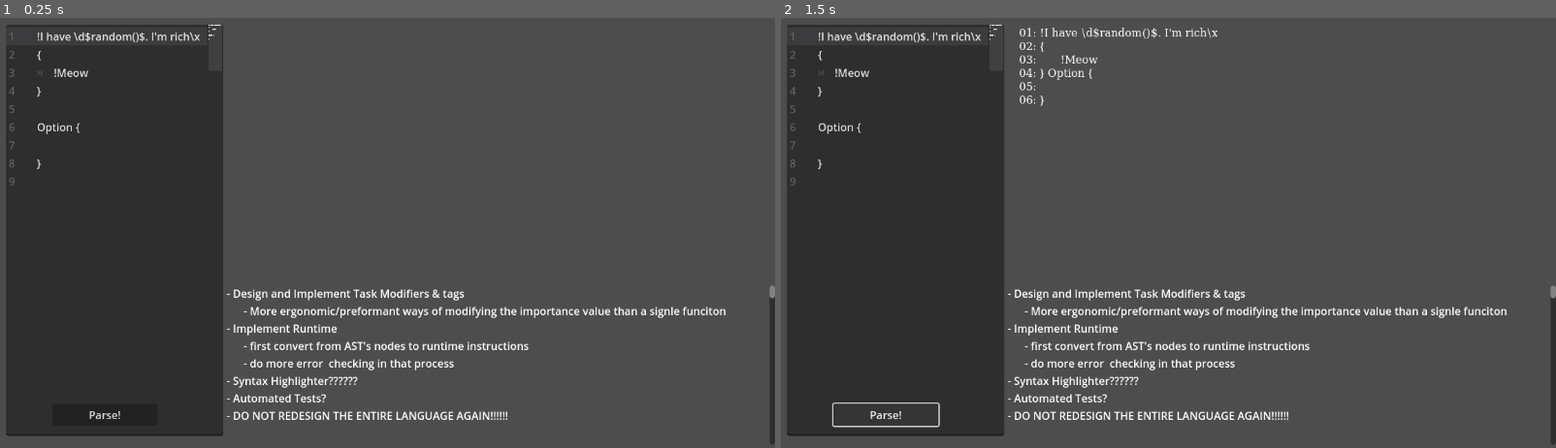
Above: before the commit, frames 1-2 (left to right).
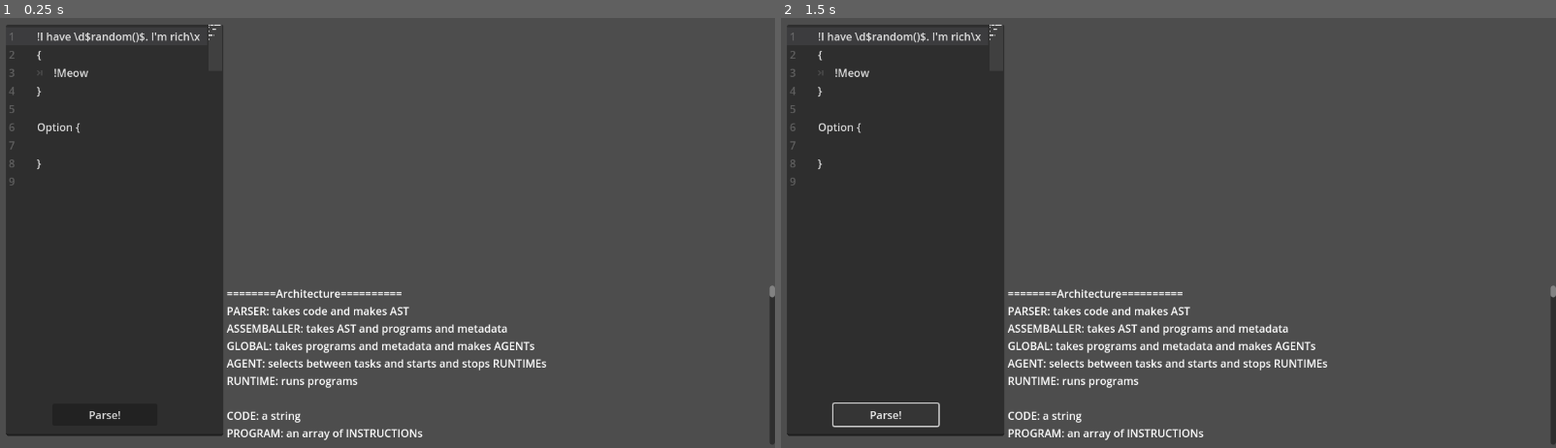
Above: after the commit, the same moments.

Repository: Qualia765/dialoge-system
Game: Godot game, scene res://test_parser.tscn
Same seed, same stepped clock (60 frames per second), same inputs: the game is played once before the commit and once after it. Before the commit the project starts from res://main.tscn.
Inputs:
- Up to frame 1 (0.25 s): no input
- Up to frame 2 (1.5 s): click "Parse!" at 0.5 s; click "Parse!" at 1.25 s

The runs differ from the first frame. In frame 1, 3.6% of the frame differs, in the area x 29-100%, y 63-99%; in frame 2, 4.0%, in the area x 29-100%, y 2-99%.
Error after the commit: Parse Error: Identifier "NewNewAST" not declared in the current scope. (res://test_parser.gd:12)

Commit message:
rethink architecture

Diff:
--- a/ast_old.gd
+++ b/ast_old.gd
@@ -1,4 +1,4 @@
-class_name AST
+class_name OldAST
 extends RefCounted
 
 # this only tokenizes
--- a/new_new_ast.gd
+++ b/new_new_ast.gd
@@ -1,4 +1,4 @@
-class_name NewNewAST
+class_name AST
 extends RefCounted
 
 
@@ -63,16 +63,16 @@
 		error_msg += str("Line ", line_num, ": ", msg, "\n")
 
 	func parse_name() -> String:
-		var cut_point := NewNewAST.find_chars(text, " \n\t$")
+		var cut_point := AST.find_chars(text, " \n\t$")
 		if cut_point != len(text) && text[cut_point] == "$":
 			add_error("Unexpected '$' in name")
-			cut_point = NewNewAST.find_chars(text, " \n\t")
+			cut_point = AST.find_chars(text, " \n\t")
 		var yoinked := text.substr(0, cut_point)
 		text = text.substr(cut_point)
 		return yoinked
 
 	func parse_instruct_name() -> String:
-		var cut_point := NewNewAST.find_chars(text, " \n\t")
+		var cut_point := AST.find_chars(text, " \n\t")
 		var yoinked := text.substr(0, cut_point)
 		text = text.substr(cut_point)
 		return yoinked
@@ -123,7 +123,7 @@
 		return node
 
 	func parse_gdscript() -> String:
-		var cut_point := NewNewAST.find_chars(text, "$\n")
+		var cut_point := AST.find_chars(text, "$\n")
 		var result = text.substr(0, cut_point).replace("\\n", "\n").replace("\\d", "$").replace("\\x", "!")
 		text = text.substr(cut_point)
 		if text.is_empty(): return result
@@ -194,7 +194,7 @@
 		var result = ""
 		for node in nodes:
 			result += str(node)
-		return  "{\n" + NewNewAST.indent_string(result.rstrip(" \t\n")) + "\n} "
+		return  "{\n" + AST.indent_string(result.rstrip(" \t\n")) + "\n} "
 
 
 
@@ -205,7 +205,7 @@
 	func parse(state: ParseState) -> void:
 		var msg_mode: bool = true
 		while true:
-			var cut_point := NewNewAST.find_chars(state.text, "$!\n")
+			var cut_point := AST.find_chars(state.text, "$!\n")
 			var section = state.text.substr(0, cut_point).replace("\\n", "\n").replace("\\d", "$").replace("\\x", "!")
 			if msg_mode:
 				msg_parts.push_back(section)
@@ -245,7 +245,7 @@
 class CommentNode extends AstNode:
 	var msg: String = ""
 	func parse(state: ParseState) -> void:
-		var cut_point := NewNewAST.find_chars(state.text, "\n")
+		var cut_point := AST.find_chars(state.text, "\n")
 		msg = state.text.substr(0, cut_point)
 		state.text = state.text.substr(cut_point)
 		if state.text.is_empty(): return
@@ -286,7 +286,7 @@
 	func parse(state: ParseState) -> void:
 		node = state.parse_instruct_node()
 	func _to_string() -> String:
-		return "TaskCheckpoint " + NewNewAST.add_new_line_if_not_at_end_already(str(node))
+		return "TaskCheckpoint " + AST.add_new_line_if_not_at_end_already(str(node))
 
 class IfNode extends AstNode:
 	var node: AstNode
@@ -297,7 +297,7 @@
 		state.lstrip()
 		node = state.parse_instruct_node()
 	func _to_string() -> String:
-		return NewNewAST.add_new_line_if_not_at_end_already(str("If ", condition, node))
+		return AST.add_new_line_if_not_at_end_already(str("If ", condition, node))
 
 class AwaitNode extends AstNode:
 	var code: String
@@ -341,7 +341,7 @@
 		state.lstrip()
 		node = state.parse_instruct_node()
 	func _to_string() -> String:
-		return "Else " + NewNewAST.add_new_line_if_not_at_end_already(str(node))
+		return "Else " + AST.add_new_line_if_not_at_end_already(str(node))
 
 class LoopNode extends AstNode:
 	var node: AstNode
@@ -349,7 +349,7 @@
 		state.lstrip()
 		node = state.parse_instruct_node()
 	func _to_string() -> String:
-		return "Loop " + NewNewAST.add_new_line_if_not_at_end_already(str(node))
+		return "Loop " + AST.add_new_line_if_not_at_end_already(str(node))
 
 class OnceNode extends AstNode:
 	var node: AstNode
@@ -357,7 +357,7 @@
 		state.lstrip()
 		node = state.parse_instruct_node()
 	func _to_string() -> String:
-		return "Once " + NewNewAST.add_new_line_if_not_at_end_already(str(node))
+		return "Once " + AST.add_new_line_if_not_at_end_already(str(node))
 
 class WhileNode extends AstNode:
 	var node: AstNode
@@ -368,7 +368,7 @@
 		state.lstrip()
 		node = state.parse_instruct_node()
 	func _to_string() -> String:
-		return NewNewAST.add_new_line_if_not_at_end_already(str("While ", condition, node))
+		return AST.add_new_line_if_not_at_end_already(str("While ", condition, node))
 
 class UntilNode extends AstNode:
 	var node: AstNode
@@ -379,7 +379,7 @@
 		state.lstrip()
 		node = state.parse_instruct_node()
 	func _to_string() -> String:
-		return NewNewAST.add_new_line_if_not_at_end_already(str("Until ", condition, node))
+		return AST.add_new_line_if_not_at_end_already(str("Until ", condition, node))
 
 class TaskAddNode extends AstNode:
 	var task_name: String = ""
@@ -402,20 +402,20 @@
 
 class TaskNode extends AstNode:
 	var task_name: String = ""
-	var importance: ValueOrGDScriptNode = ValueOrGDScriptNode.new()
-	var node: AstNode
-	func parse(state: ParseState) -> void:
-		state.lstrip()
-		if state.text.is_empty():
-			state.add_error("Expected task name, importance, and node but found end of file")
+	var utility: ValueOrGDScriptNode = ValueOrGDScriptNode.new()
+	var node: AstNode
+	func parse(state: ParseState) -> void:
+		state.lstrip()
+		if state.text.is_empty():
+			state.add_error("Expected task name, utility, and node, but found end of file")
 			return
 		task_name = state.parse_name()
-		importance = ValueOrGDScriptNode.new()
-		importance.parse(state)
-		state.lstrip()
-		node = state.parse_instruct_node()
-	func _to_string() -> String:
-		return NewNewAST.add_new_line_if_not_at_end_already(str("Task ", task_name, " ", importance, " ", node))
+		utility = ValueOrGDScriptNode.new()
+		utility.parse(state)
+		state.lstrip()
+		node = state.parse_instruct_node()
+	func _to_string() -> String:
+		return AST.add_new_line_if_not_at_end_already(str("Task ", task_name, " ", utility, " ", node))
 
 class TagNode extends AstNode:
 	var tag_name: String = ""
@@ -423,7 +423,7 @@
 	func parse(state: ParseState) -> void:
 		state.lstrip()
 		if state.text.is_empty():
-			state.add_error("Expected tag name, importance, and node but found end of file")
+			state.add_error("Expected tag name and value but found end of file")
 			return
 		tag_name = state.parse_name()
 		value = ValueOrGDScriptNode.new()
@@ -483,4 +483,4 @@
 		var result: String = ""
 		for index in range(len(blocks)):
 			result += str("!", option_names[index], "! ", blocks[index], "\n")
-		return str("Option {\n", NewNewAST.indent_string(result.rstrip(" \t\n")), "\n} ")
+		return str("Option {\n", AST.indent_string(result.rstrip(" \t\n")), "\n} ")
--- a/new_new_runtime.gd
+++ b/new_new_runtime.gd
@@ -1,32 +1,111 @@
+class_name Runtime
 extends RefCounted
 
-# The big question
-# Should multiple agents all use different runtimes, or all use the same runtime?
+
+static func eval(_code: String):
+	assert(false, "TODO") # TODO
+
+
+class ValueOrGDScript:
+	var value: Variant
+	func init(value_: Variant) -> void:
+		value = value_
+
+	func get_value() -> Variant:
+		if value is Expression:
+			return Runtime.eval(value)
+		else:
+			return value
+
+
+class Global:
+	static var singleton: Global
+	var tasks: Dictionary[StringName, Task]
+
+	static func get_singleton() -> Global:
+		if Global.singleton == null:
+			Global.singleton = Global.new()
+		return Global.singleton
+
+
+class Task:
+	var utility: ValueOrGDScript
+	var instructions: Array[Instruction]
+
+	func get_utility() -> float:
+		return utility.get_value()
+
+	func execute(line: int) -> void:
+		assert(line < len(instructions), "line is too large for instructions")
+		assert(line >= 0, "line is less than 0")
+		instructions[line].execute()
+
+
+
+class Agent:
+	var active_tasks: Array[Task]
+	var current_task_index: int
+	var instruction_in_task_index: int
+
+	func choose_next_task() -> void:
+		var highest_utility: float = -1.79769e308
+		var highest_index: int = -1
+		var index: int = -1
+		for task in active_tasks:
+			index += 1
+			var current_task_utility: float = task.get_utility()
+			if current_task_utility > highest_utility:
+				highest_index = index
+
+		if highest_index != current_task_index:
+			switch_to_task(highest_index)
+
+	func switch_to_task(new_active_task_index):
+		current_task_index = new_active_task_index
+
+	func execute() -> void:
+		if current_task_index < 0: return
+		assert(current_task_index <= len(active_tasks), "current_task_index is too large for active_tasks")
+		active_tasks[current_task_index].execute(instruction_in_task_index)
+
+
+@abstract class Instruction:
+	@abstract func execute() -> void
+
+
+class InstructionExecute extends Instruction:
+	var code: String
+	func execute() -> void:
+		Runtime.eval(code)
+
+
+
+
+# All agents use a single Global, but different Agents
 
 # Instructions to have:
-# Root
+# GDscript node
+# await GDscript
 # Say
 # Option
-# GDscript node
-# await GDscript
-# Loop/while/until
-# If/else
+# Goto
+# Goto if
 # Once/else
 # Add Task
 # Checkpoint ?
 # EndTask ?
 
 # Other classes:
-# State
+# Agent
 # Cached GDscript
-# AdvancedString
-# Task
+# AdvancedString - for stuff like !Hello $name$, that item costs \d$price$.!
+# Task - Just an array of instructions with a nice API
 
 # Data to consern oneself with:
 # Once - Instruction
 # Cached GDscript results - Specific Class
 # All the tasks - Global
-# The active tasks - State
-# The current line in the current task - State
-# What we are awaiting on - State
+# The active tasks - Agent
+# The current line in the current task - Agent
+# What we are awaiting on - Agent
 # The tags for a given - Instruction
--- a/project.godot
+++ b/project.godot
@@ -11,7 +11,7 @@
 [application]
 
 config/name="custom dialoge system"
-run/main_scene="res://main.tscn"
+run/main_scene="res://test_parser.tscn"
 config/features=PackedStringArray("4.5", "Forward Plus")
 config/icon="res://icon.svg"
 
--- a/runtime.gd
+++ b/runtime.gd
@@ -1,4 +1,4 @@
-class_name Runtime
+class_name OldRuntime
 extends RefCounted
 
 var tokens: Array[Token] = []
--- a/main.tscn
+++ b/test_parser.tscn
@@ -1,6 +1,6 @@
 [gd_scene load_steps=4 format=3 uid="uid://qpah81fwwhyf"]
 
-[ext_resource type="Script" uid="uid://buyon2wbhx5ac" path="res://main.gd" id="1_ig7tw"]
+[ext_resource type="Script" uid="uid://buyon2wbhx5ac" path="res://test_parser.gd" id="1_ig7tw"]
 
 [sub_resource type="SystemFont" id="SystemFont_ig7tw"]
 font_names = PackedStringArray("Monospace")
@@ -86,16 +86,43 @@
 custom_minimum_size = Vector2(50, 50)
 layout_mode = 2
 size_flags_horizontal = 3
-text = "- Design and Implement Task Modifiers & tags
-      - More ergonomic/preformant ways of modifying the importance value than a signle funciton
+text = "========Architecture==========
+PARSER: takes code and makes AST
+ASSEMBALLER: takes AST and programs and metadata
+GLOBAL: takes programs and metadata and makes AGENTs
+AGENT: selects between tasks and starts and stops RUNTIMEs
+RUNTIME: runs programs
+
+CODE: a string
+PROGRAM: an array of INSTRUCTIONs
+INSTRUCTION: a bunch of different classes to do something (such as run say something and wait, run gdscript, jump to a line if an condition is met)
+AST: a bunch of different classes that hold the informaiton in the CODE in an easily accessable manner
+
+ s
+Runtime:
+- program: Array[Instructinos]
+- current_instruction: int
+- async_signal: Signal
+- execute(): program[current_instruction].execute(self)
+- async_recieve(): execute()
+- quit(): async_signal.disconnect(async_recieve)
+
+
+
+==========TODO==========
+- Design and Implement Task Modifiers & tags
+	- More ergonomic/preformant ways of modifying the utiltiy value than a signle funciton
+- Multi-tasking
+	- A single Agent doing mutliple tasks at a given moment
+- Translations/Audio
+- Macros
+- Cached GDscript Results
 - Implement Runtime
-      - first convert from AST's nodes to runtime instructions
-      - do more error  checking in that process
+	- first convert from AST's nodes to runtime instructions
+	- do more error  checking in that process
 - Syntax Highlighter??????
 - Automated Tests?
 - DO NOT REDESIGN THE ENTIRE LANGUAGE AGAIN!!!!!!
-
-
 
 
 
@@ -188,8 +215,8 @@
 // Tasks are like functions, but the happen and interupt each other as the utility AI does its magics
 
 Task generic_task_name 15 {
-	!15 is the \"importance\" of the task?
-	!Higher importance means it will go before a task of a lower importance
+	!15 is the \"utility\" of the task
+	!Higher utility means it will go before a task of a lower utility
 	// GDscript can be used instead of fixed number
 	//Task generic_task_name $15 + sin(time * 6.283) * 2$ {
 
@@ -260,17 +287,17 @@
 
 
 
-====Importance Tag====
+====Utility Tag====
 // it takes no other task with importance >500 to switch to this task
 Task task_name 500 {
-	Tag importance 509
+	Tag utility 509
 	!Stay in this task unless a task of over 509 comes up
 	{
-		Tag importance 704
-		!This is of greater importance to say in one go
+		Tag utility 704
+		!This is of greater utility to say in one go
 		TaskCheckpoint {} // Put the checkpoint instead of of the thing
 	}
-	!The importance is now 509 again, if there was a task of 601 or whatever, it would eject after this message
+	!The utility is now 509 again, if there was a task of 601 or whatever, it would eject after this message
 	TaskEnd
 }"
 autowrap_mode = 3
--- /dev/null
+++ b/test_runtime.gd
@@ -0,0 +1,11 @@
+extends Control
+
+
+# Called when the node enters the scene tree for the first time.
+func _ready() -> void:
+	pass # Replace with function body.
+
+
+# Called every frame. 'delta' is the elapsed time since the previous frame.
+func _process(delta: float) -> void:
+	pass
--- /dev/null
+++ b/test_runtime.tscn
@@ -0,0 +1,39 @@
+[gd_scene load_steps=4 format=3 uid="uid://dyldd7uxm3tgq"]
+
+[ext_resource type="Script" uid="uid://c2eai3h6yl210" path="res://test_runtime.gd" id="1_e2ne1"]
+
+[sub_resource type="SystemFont" id="SystemFont_ig7tw"]
+font_names = PackedStringArray("Monospace")
+
+[sub_resource type="LabelSettings" id="LabelSettings_0xm2m"]
+font = SubResource("SystemFont_ig7tw")
+
+[node name="Main" type="Control"]
+layout_mode = 3
+anchors_preset = 0
+script = ExtResource("1_e2ne1")
+
+[node name="Button" type="Button" parent="."]
+layout_mode = 0
+offset_left = 17.0
+offset_top = 24.0
+offset_right = 173.0
+offset_bottom = 57.0
+text = "Run!"
+
+[node name="Label" type="Label" parent="."]
+layout_mode = 0
+offset_left = 354.0
+offset_top = 22.0
+offset_right = 734.0
+offset_bottom = 427.0
+label_settings = SubResource("LabelSettings_0xm2m")
+
+[node name="Label2" type="Label" parent="."]
+layout_mode = 0
+offset_left = 747.0
+offset_top = 26.0
+offset_right = 1127.0
+offset_bottom = 427.0
+
+[connection signal="pressed" from="Button" to="." method="_on_button_pressed"]
Renamed: main.gd -> test_parser.gd
Renamed: main.gd.uid -> test_parser.gd.uid
Not shown, added: test_runtime.gd.uid
